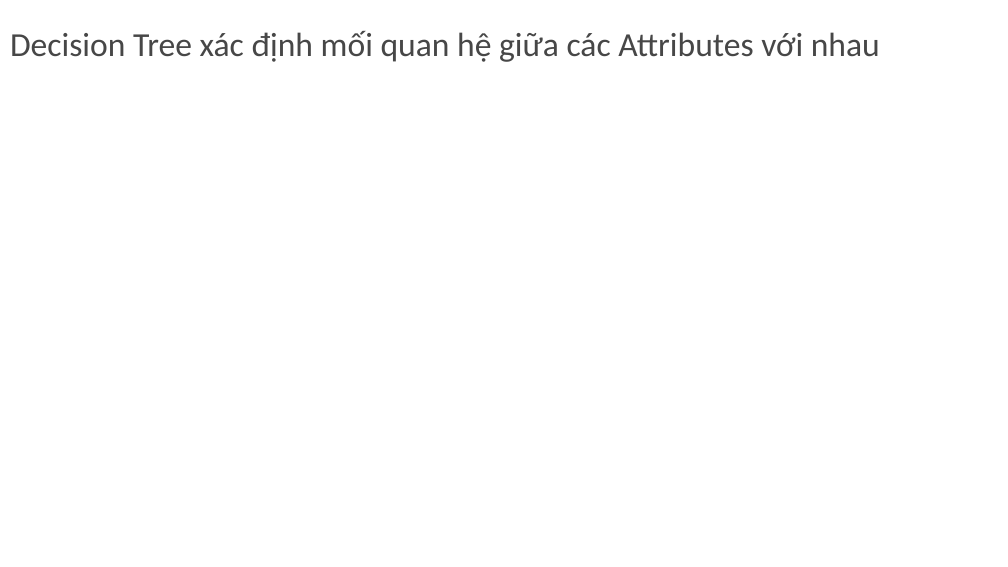
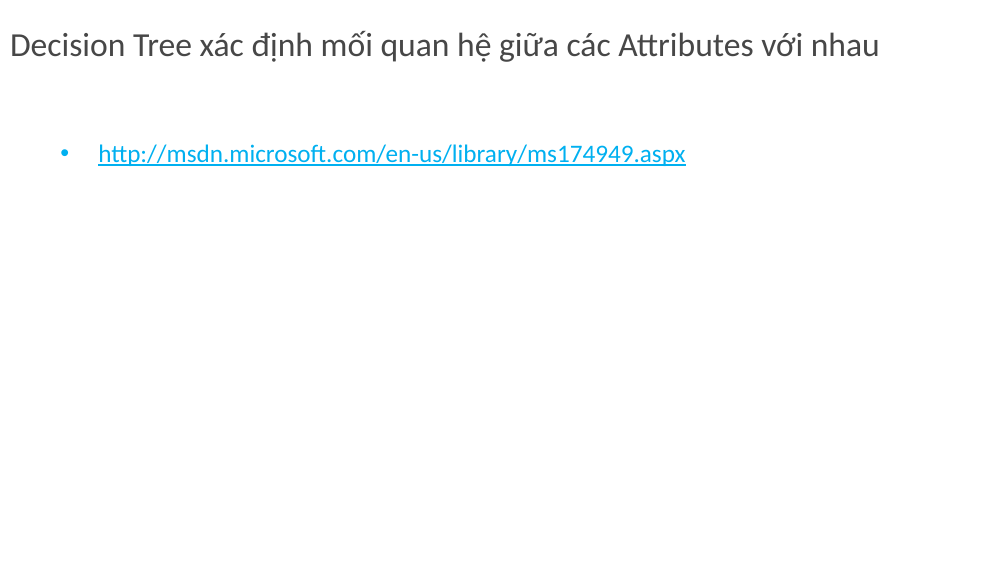
Before and after one commit to khanhduy94/jobzoom, a slide deck: slide 14 of Documents/JobZoom.pptx. Drawn at 1008x567 pixels with LibreOffice and Linux fonts; fonts in the diff are those of the drawing; background and template pictures are left out. Boxes give left, top, right and bottom in pixels: in the first picture for what was removed or moved away, otherwise in the second. Text is boxed around its words. In the diff, an @@ line names an element or a change of style, - is before the commit and + after.

```diff
--- a/Documents/JobZoom.pptx
+++ b/Documents/JobZoom.pptx
@@ text added at box(98, 144, 685, 166), 18 pt, text #00B0F0, underline @@
+• http://msdn.microsoft.com/en-us/library/ms174949.aspx
```
